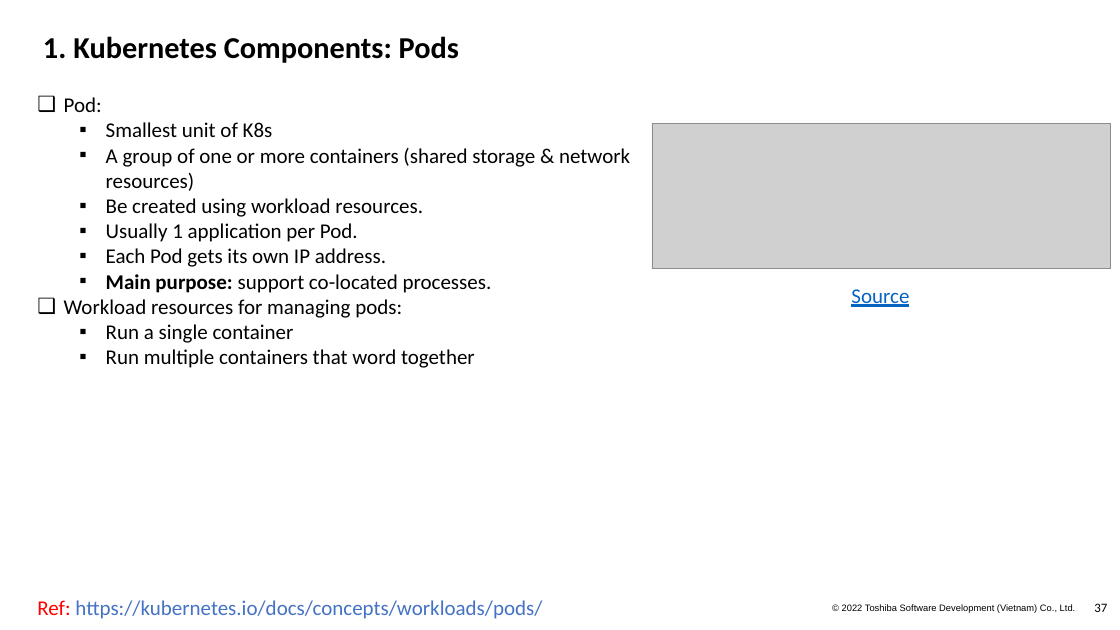
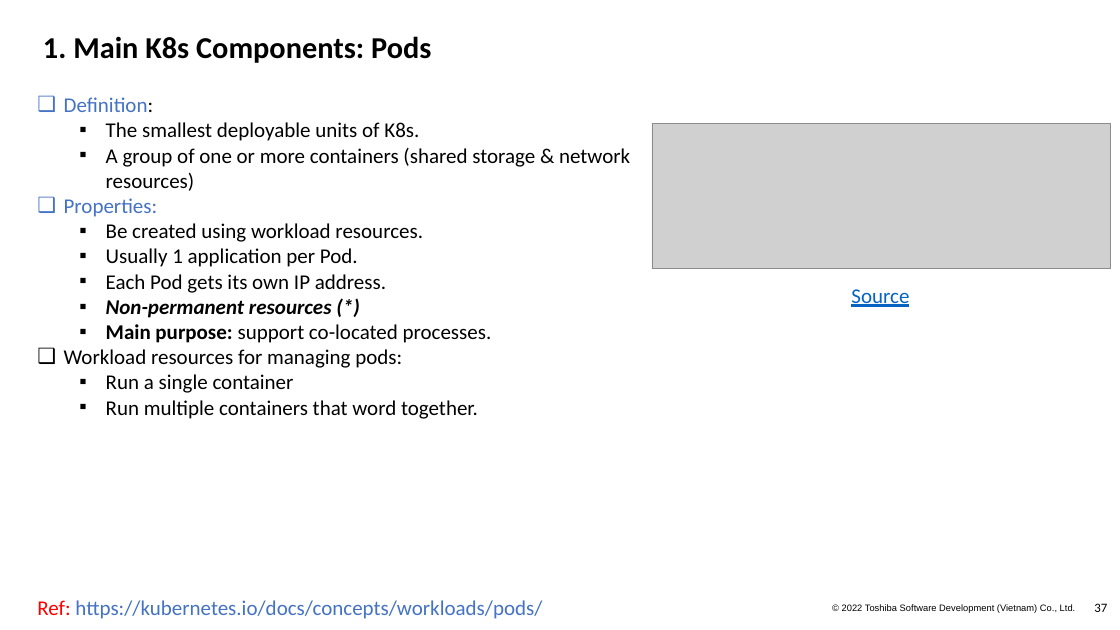
Before and after one commit to Doan-Nguyen/Programming, a slide deck: slide 37 of Docker_Kubeneste.pptx. Drawn at 1120x630 pixels with LibreOffice and Linux fonts; fonts in the diff are those of the drawing; grey boxes stand for pictures; background and template pictures are left out. Boxes give left, top, right and bottom in pixels: in the first picture for what was removed or moved away, otherwise in the second. Text is boxed around its words. In the diff, an @@ line names an element or a change of style, - is before the commit and + after.

```diff
--- a/Docker_Kubeneste.pptx
+++ b/Docker_Kubeneste.pptx
@@ title at [43,36,431,63]: text changed @@
-1. Kubernetes Components: Pods
+1. Main K8s Components: Pods
@@ text at [64,97,419,141]: text changed @@
-❑ Pod:
-  ▪ Smallest unit of K8s
+❑ Definition:
+  ▪ The smallest deployable units of K8s.
@@ text at [64,198,158,217]: paragraph added @@
+❑ Properties:
@@ text at [106,300,332,318]: paragraph added @@
+  ▪ Non-permanent resources (*)
@@ text at [106,400,478,419]: text changed @@
-  ▪ Run multiple containers that word together
+  ▪ Run multiple containers that word together.
```
Also in this commit, not shown: 6 other slides changed, 1 slide added, 1 slide removed.
